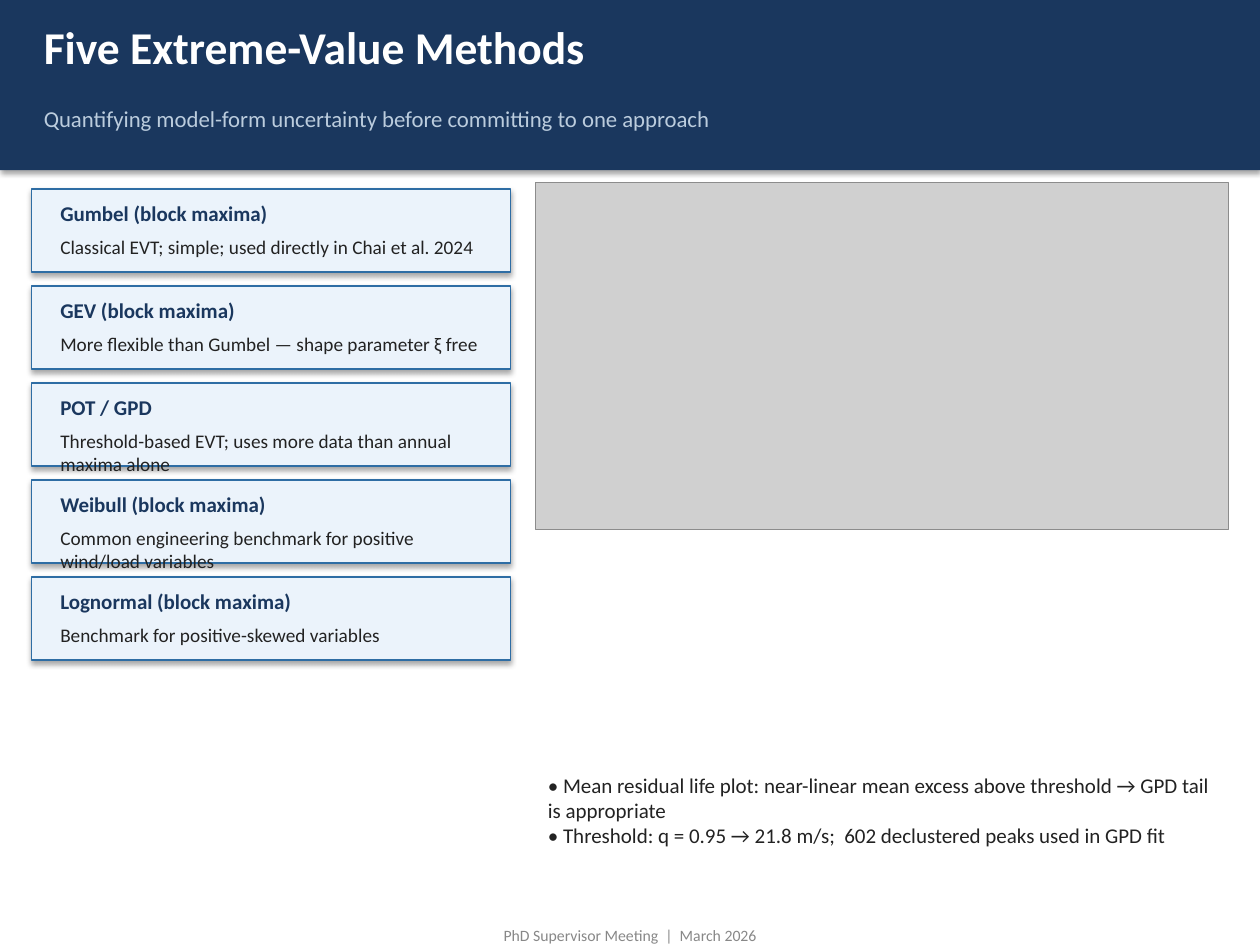
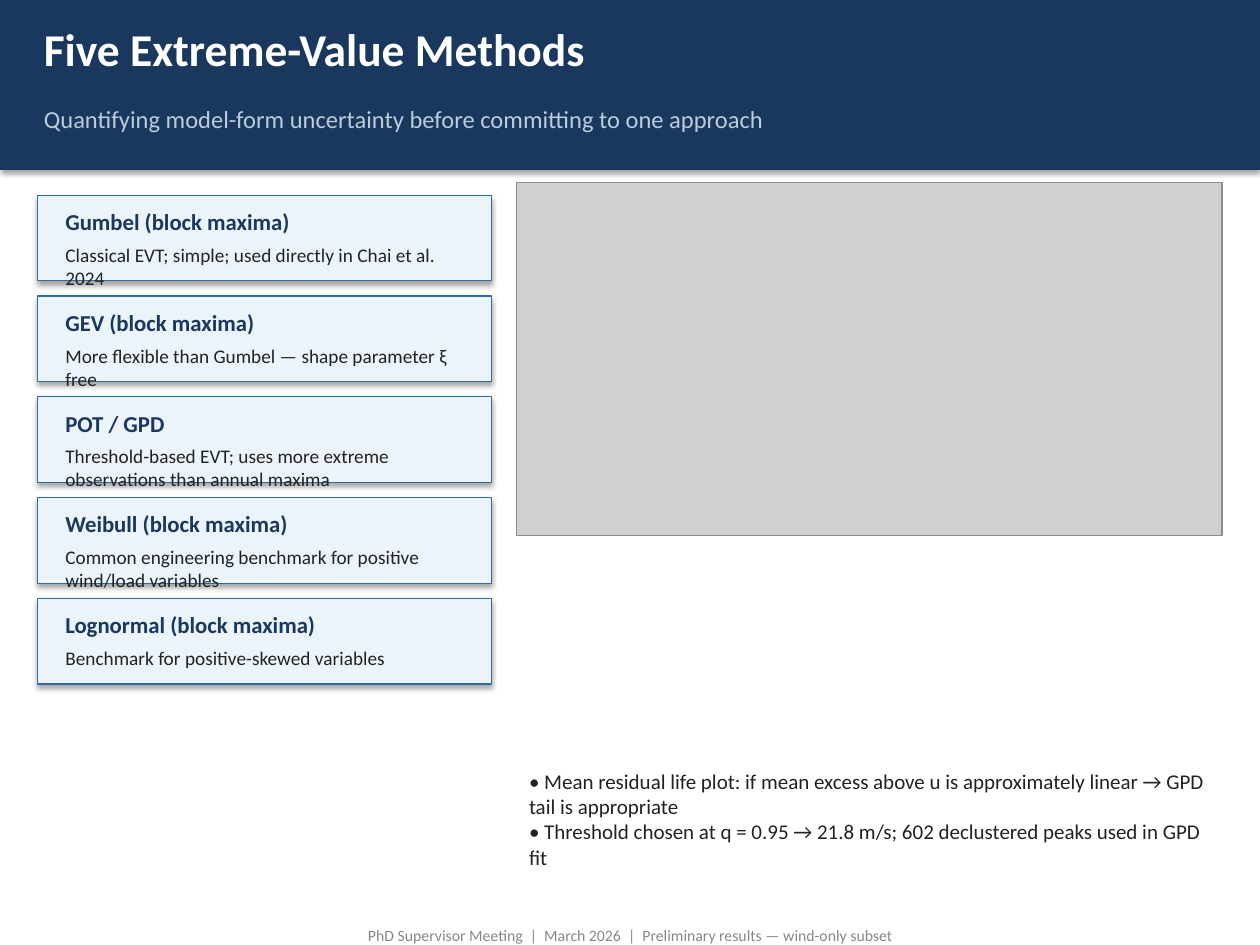
Before and after one commit to ChantelleAA/openfast, a slide deck: slide 5 of meeting_slides.pptx (slide 7 before the commit). Drawn at 1260x945 pixels with LibreOffice and Linux fonts; fonts in the diff are those of the drawing; grey boxes stand for pictures. Boxes give left, top, right and bottom in pixels: in the first picture for what was removed or moved away, otherwise in the second. Text is boxed around its words. In the diff, an @@ line names an element or a change of style, - is before the commit and + after.

Commit message:
add data

```diff
--- a/meeting_slides.pptx
+++ b/meeting_slides.pptx
@@ text "Quantifying model-form uncertainty before committing ..." at (44,111,763,132): size 13 to 14 pt @@
@@ rectangle: place and size @@
-rectangle at (32,189,510,272)
+rectangle at (38,195,491,281)
@@ text "Gumbel (block maxima)": place and size @@
-text "Gumbel (block maxima)" at (60,205,267,224)
+text "Gumbel (block maxima)" at (65,213,289,233)
@@ picture: place and size @@
-picture at (536,183,1228,529)
+picture at (517,183,1222,536)
@@ text "Classical EVT; simple; used directly ..." rewrapped from (60,240,473,257) to (65,248,435,285) @@
@@ rectangle: place and size @@
-rectangle at (32,286,510,369)
+rectangle at (38,296,491,382)
@@ text "GEV (block maxima)": place and size @@
-text "GEV (block maxima)" at (60,302,235,321)
+text "GEV (block maxima)" at (65,314,254,335)
@@ text "More flexible than Gumbel — ..." rewrapped from (60,337,478,354) to (65,349,446,387) @@
@@ rectangle: place and size @@
-rectangle at (32,383,510,466)
+rectangle at (38,397,491,483)
@@ text "POT / GPD": place and size @@
-text "POT / GPD" at (60,401,152,415)
+text "POT / GPD" at (65,417,164,432)
@@ text at (65,449,389,487): text changed @@
-Threshold-based EVT; uses more data than annual maxima alone
+Threshold-based EVT; uses more extreme observations than annual maxima
@@ rectangle: place and size @@
-rectangle at (32,480,510,563)
+rectangle at (38,498,491,583)
@@ text "Weibull (block maxima)": place and size @@
-text "Weibull (block maxima)" at (60,496,265,515)
+text "Weibull (block maxima)" at (65,515,287,535)
@@ text "Common engineering benchmark for positive ...": place and size @@
-text "Common engineering benchmark for positive ..." at (60,531,414,569)
+text "Common engineering benchmark for positive ..." at (65,550,419,588)
@@ rectangle: place and size @@
-rectangle at (32,577,510,660)
+rectangle at (38,598,491,684)
@@ size 12 to 13 pt in 5 elements at (65,213,289,233), (65,314,254,335), (65,417,164,432), (65,515,287,535), (65,616,315,637) @@
@@ text "Lognormal (block maxima)": place and size @@
-text "Lognormal (block maxima)" at (60,593,291,613)
+text "Lognormal (block maxima)" at (65,616,315,637)
@@ text "Benchmark for positive-skewed variables": place and size @@
-text "Benchmark for positive-skewed variables" at (60,628,380,645)
+text "Benchmark for positive-skewed variables" at (65,651,385,668)
@@ text at (529,774,1203,865): text changed @@
-• Mean residual life plot: near-linear mean excess above threshold → GPD tail is appropriate
-• Threshold: q = 0.95 → 21.8 m/s; 602 declustered peaks used in GPD fit
+• Mean residual life plot: if mean excess above u is approximately linear → GPD tail is appropriate
+• Threshold chosen at q = 0.95 → 21.8 m/s; 602 declustered peaks used in GPD fit
@@ text at (368,930,892,944): text changed @@
-PhD Supervisor Meeting | March 2026
+PhD Supervisor Meeting | March 2026 | Preliminary results — wind-only subset
```
Also in this commit, not shown: 5 other slides changed, 1 slide added, 3 slides removed, 18 other files.
